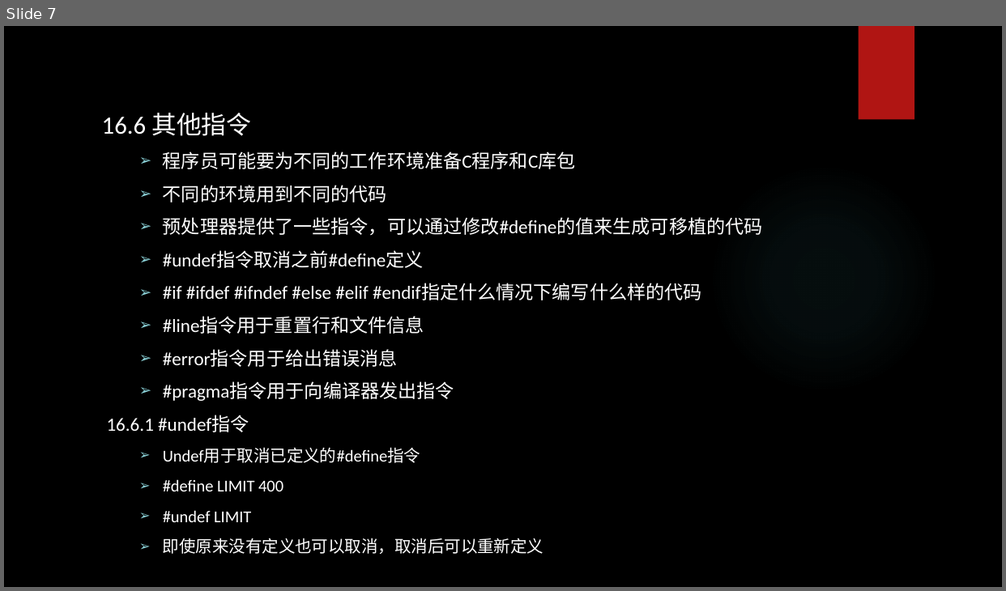
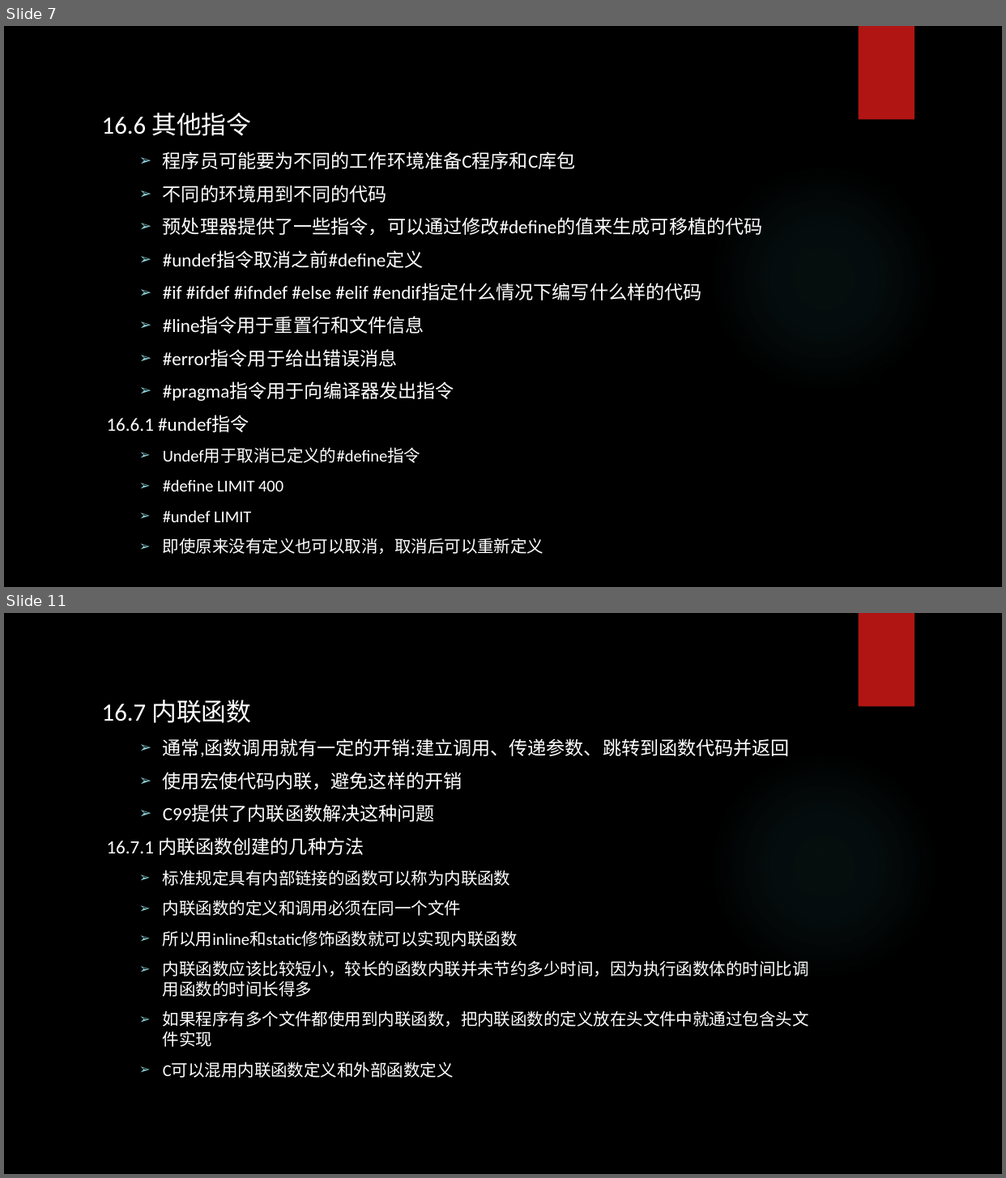
Before and after one commit to tsyin/c_ppt-code, a slide deck: PPT/16 C预处理器和C库.pptx. Shown one above the other, each under a label of ours: slide 7 before the commit, slides 7 and 11 after it; the slides between them are not shown. The pictures are 1006x591 and 1006x1178 pixels, drawn with LibreOffice and Linux fonts; fonts in the diff are those of the drawing; background and template pictures are left out. Boxes give left, top, right and bottom in pixels: in the first picture for what was removed or moved away, otherwise in the second. Text is boxed around its words. In the diff, an @@ line names an element or a change of style, - is before the commit and + after.

```diff
--- a/PPT/16 C预处理器和C库.pptx
+++ b/PPT/16 C预处理器和C库.pptx
@@ slide 11 added at box(4, 613, 1002, 1174), background picture (left out); not listed: 2 template elements that a slide beside it also shows @@
@@ text added at box(102, 700, 809, 1078), 16 pt, text #FFFFFF @@
+16.7 内联函数
+  ➢ 通常,函数调用就有一定的开销:建立调用、传递参数、跳转到函数代码并返回
+  ➢ 使用宏使代码内联，避免这样的开销
+  ➢ C99提供了内联函数解决这种问题
+16.7.1 内联函数创建的几种方法
+  ➢ 标准规定具有内部链接的函数可以称为内联函数
+  ➢ 内联函数的定义和调用必须在同一个文件
+  ➢ 所以用inline和static修饰函数就可以实现内联函数
+  ➢ 内联函数应该比较短小，较长的函数内联并未节约多少时间，因为执行函数体的时间比调用函数的时间长得多
+  ➢ 如果程序有多个文件都使用到内联函数，把内联函数的定义放在头文件中就通过包含头文件实现
+  ➢ C可以混用内联函数定义和外部函数定义
```
Also in this commit, not shown: 1 slide changed, 9 other slides added, 2 other files.
